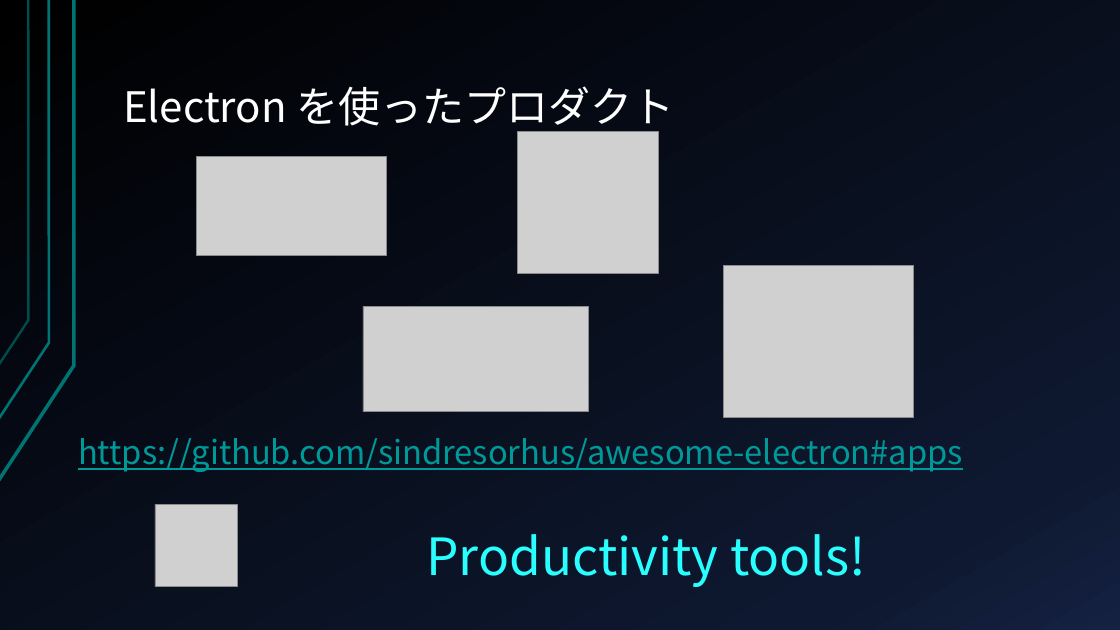
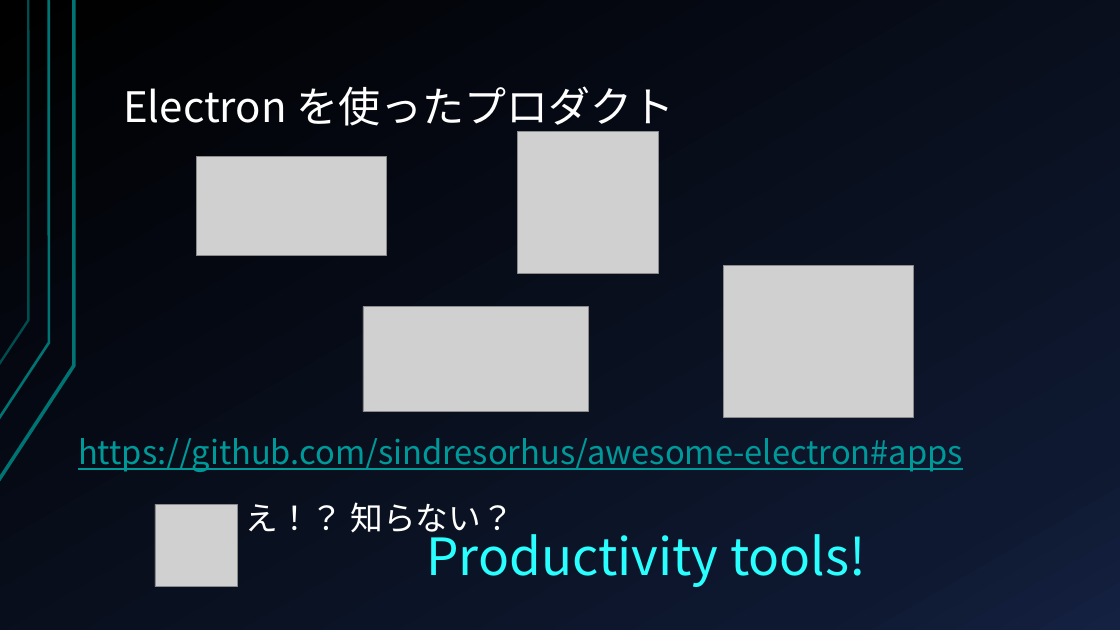
Before and after one commit to kondoumh/electron-study, a slide deck: slide 6 of slide/Electron_in-house_presentation.pptx. Drawn at 1120x630 pixels with LibreOffice and Linux fonts; fonts in the diff are those of the drawing; grey boxes stand for pictures. Boxes give left, top, right and bottom in pixels: in the first picture for what was removed or moved away, otherwise in the second. Text is boxed around its words. In the diff, an @@ line names an element or a change of style, - is before the commit and + after.

```diff
--- a/slide/Electron_in-house_presentation.pptx
+++ b/slide/Electron_in-house_presentation.pptx
@@ text added at box(245, 502, 514, 539), 28 pt, text #FFFFFF @@
+え！？ 知らない？
```
Also in this commit, not shown: 5 other slides changed.
